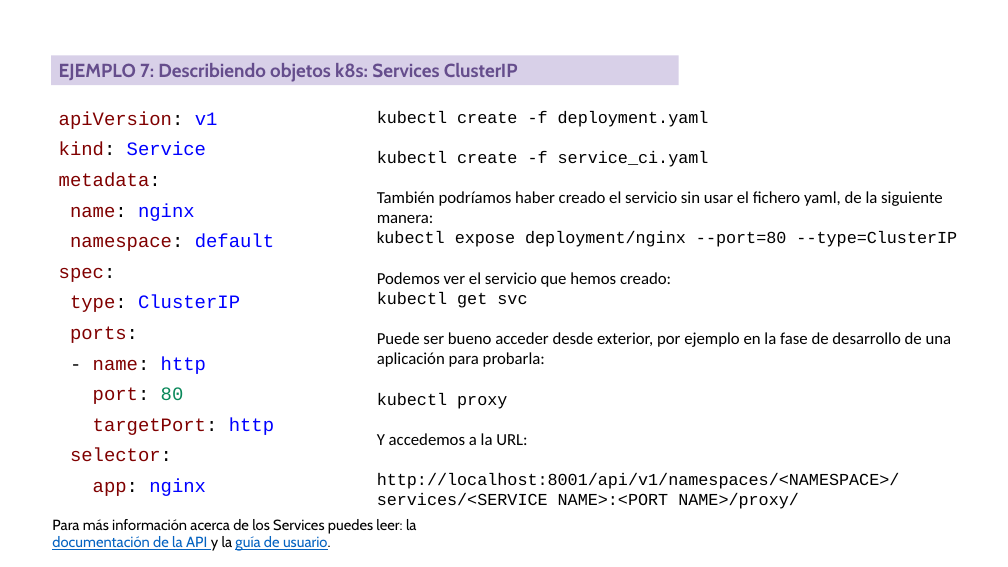
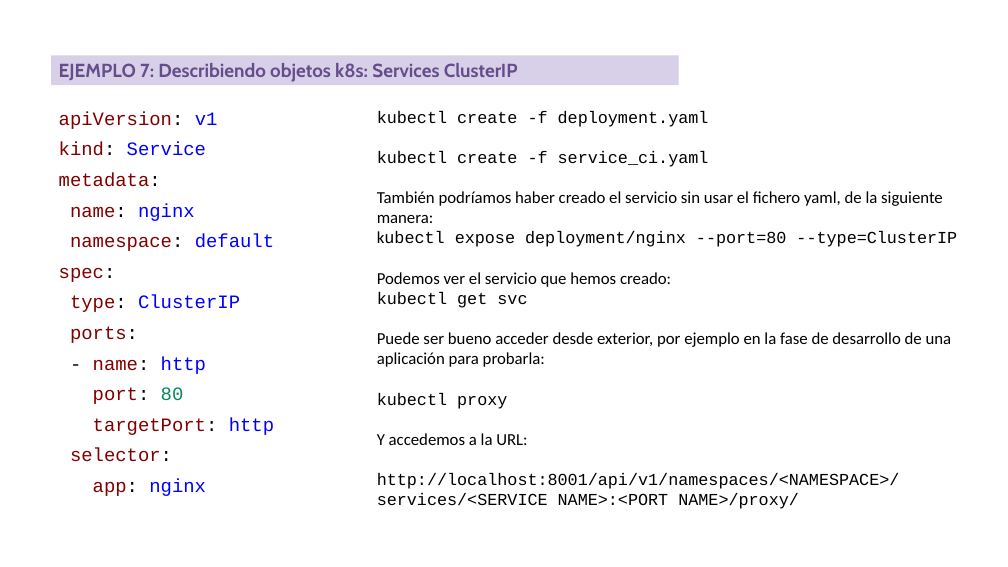
Before and after one commit to iesgn/curso_kubernetes_2020, a slide deck: slide 27 of unidad2/presentacion_unidad2.odp. Drawn at 1008x567 pixels with LibreOffice and Linux fonts; fonts in the diff are those of the drawing. Boxes give left, top, right and bottom in pixels: in the first picture for what was removed or moved away, otherwise in the second. Text is boxed around its words. In the diff, an @@ line names an element or a change of style, - is before the commit and + after.

Commit message:
Cambio enlaces rotos

```diff
--- a/unidad2/presentacion_unidad2.odp
+++ b/unidad2/presentacion_unidad2.odp
@@ text removed at box(52, 519, 417, 551) @@
-Para más información acerca de los Services puedes leer: la documentación de la API y la guía de usuario.
```
